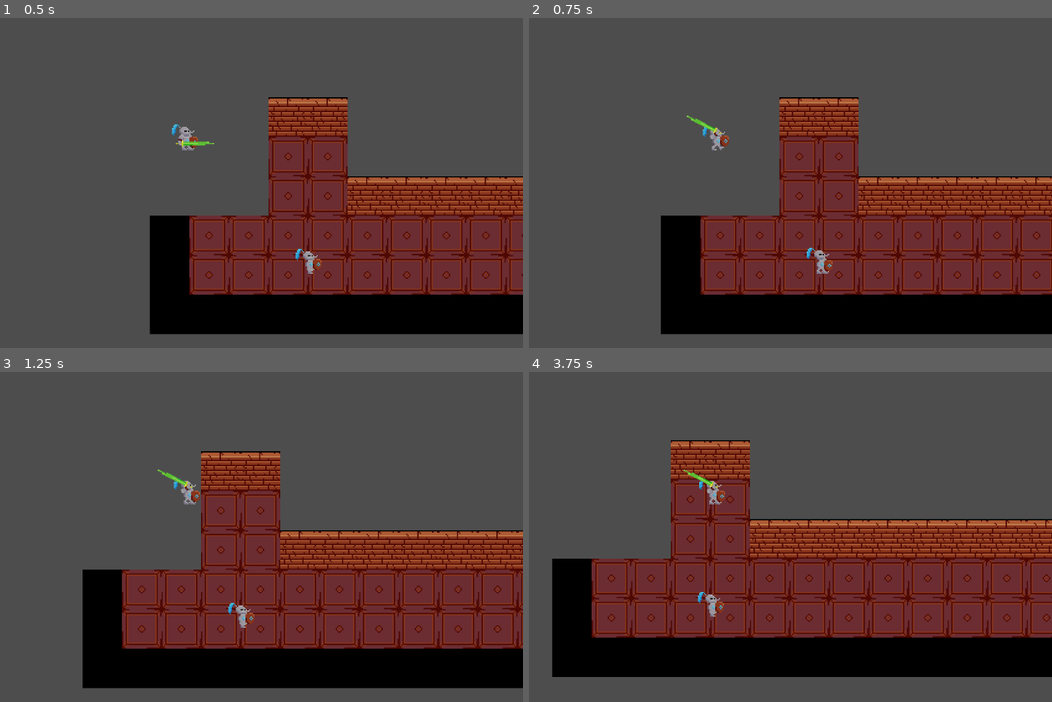
Above: before the commit, frames 1-4 (two rows, left to right).
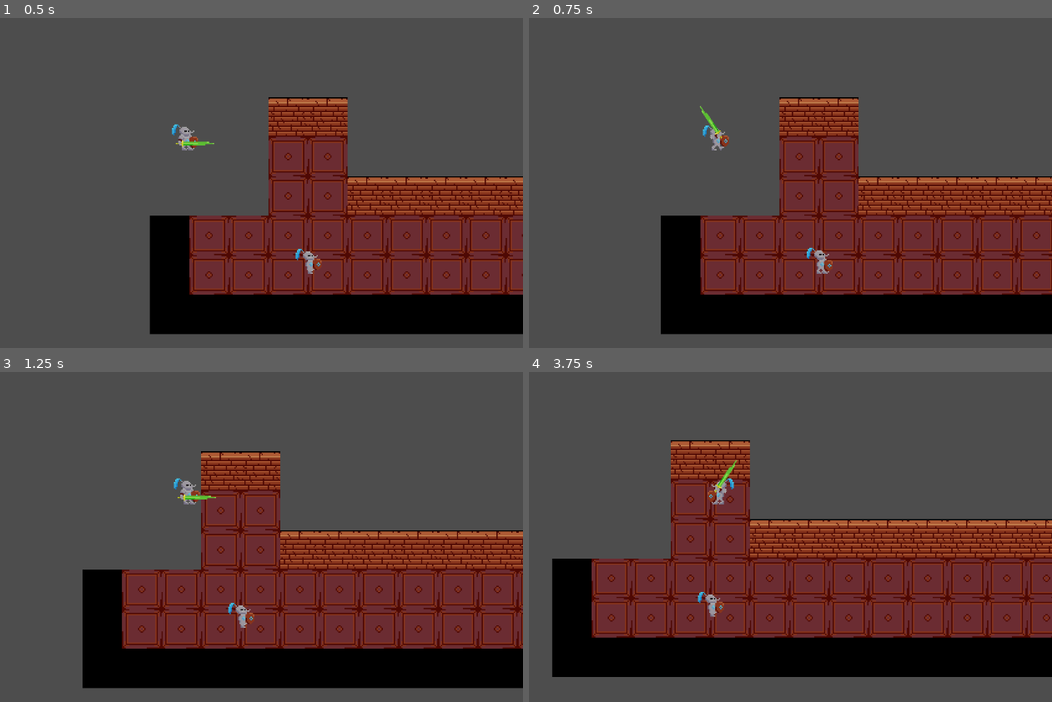
Above: after the commit, the same moments.

Repository: nvbeusekom/GMTK-Game-Jam-2023
Game: Godot game, scene res://dungeoncrawl.tscn
Two runs of this game, one before a commit and one after it. Both use one fixed random seed, a clock stepped at 60 frames per second and the inputs below.
Inputs (mouse positions are in pixels of both pictures, inside the frame that each line leads up to):
- Up to frame 1 (0.5 s): no input
- Up to frame 2 (0.75 s): tap Enter at 0.5 s; move the mouse to (863, 113) at 0.52 s; hold D (move_right) from 0.53 s (still down); click (863, 113) at 0.6 s
- Up to frame 3 (1.25 s): keep holding D (move_right)
- Up to frame 4 (3.75 s): move the mouse to (586, 513) at 1.27 s; release D (move_right) at 1.28 s; hold S (move_down) 1.28-2.03 s; click (586, 513) at 1.35 s; move the mouse to (785, 391) at 2.02 s; hold D (move_right) 2.03-2.78 s; click (785, 391) at 2.1 s; move the mouse to (685, 579) at 2.77 s; hold W (move_up) 2.78-3.53 s; click (685, 579) at 2.85 s; move the mouse to (916, 556) at 3.52 s; hold A (move_left) from 3.53 s (still down); click (916, 556) at 3.6 s

Frame 1 is identical in both runs. In frame 2, 0.1% of the frame differs, in the area x 30-38%, y 26-37%; in frame 3, 0.2%; in frame 4, 0.4%, in the area x 29-40%, y 26-41%.
Error before the commit: Invalid call. Nonexistent function 'play' in base 'Sprite2D'. (res://player.gd:91)

Commit message:
Better knockback

Diff:
--- a/player.gd
+++ b/player.gd
@@ -1,9 +1,9 @@
 extends CharacterBody2D
 
 @export var SPEED = 80 # How fast the player will move (pixels/sec).
-@export var KB_DIST = 15
+@export var KB_DIST = 3
 @export var KB_DURATION = 16
-@export var KB_REDUCTION = 0.3
+@export var KB_REDUCTION = 0.5
 var screen_size # Size of the game window.
 
 var knockback_velocity = Vector2(0,0)
@@ -101,6 +101,6 @@
 func damaged(origin):
 	health -= 1
 	print(health)
-	var knockback = (position - origin) * KB_DIST
-	knockback_velocity = knockback
+	var knockback = (position - origin)
+	knockback_velocity = knockback.normalized() * KB_DIST * SPEED
 	knockback_counter = KB_DURATION
--- a/player.tscn
+++ b/player.tscn
@@ -8,6 +8,12 @@
 [ext_resource type="Texture2D" uid="uid://cimi0sb7bg2mf" path="res://art/KnightWalk3.png" id="6_pdwse"]
 [ext_resource type="Texture2D" uid="uid://biyiyb0os5qdm" path="res://art/KnightWalk4.png" id="7_lcno7"]
 [ext_resource type="Texture2D" uid="uid://b4fc0fdwk24lf" path="res://art/Sword.png" id="8_8bf3j"]
+[ext_resource type="Texture2D" uid="uid://dbky517g12pq3" path="res://art/Sword1.png" id="8_wwhbk"]
+[ext_resource type="Texture2D" uid="uid://ceacxntqr18ms" path="res://art/Sword2.png" id="9_2y5j6"]
+[ext_resource type="Texture2D" uid="uid://og0avk1xy4sa" path="res://art/Sword3.png" id="10_qhkoy"]
+[ext_resource type="Texture2D" uid="uid://dfk3ly5074ve3" path="res://art/Sword4.png" id="11_qpbqc"]
+[ext_resource type="Texture2D" uid="uid://dsfscq4pk1quo" path="res://art/Sword5.png" id="12_vpvfv"]
+[ext_resource type="Texture2D" uid="uid://b46ei2jfw8h0s" path="res://art/Sword6.png" id="13_f1lv5"]
 
 [sub_resource type="SpriteFrames" id="SpriteFrames_8wvoj"]
 animations = [{
@@ -40,6 +46,35 @@
 "speed": 5.0
 }]
 
+[sub_resource type="SpriteFrames" id="SpriteFrames_wxcic"]
+animations = [{
+"frames": [{
+"duration": 1.0,
+"texture": ExtResource("8_wwhbk")
+}, {
+"duration": 1.0,
+"texture": ExtResource("9_2y5j6")
+}, {
+"duration": 1.0,
+"texture": ExtResource("10_qhkoy")
+}, {
+"duration": 1.0,
+"texture": ExtResource("11_qpbqc")
+}, {
+"duration": 1.0,
+"texture": ExtResource("12_vpvfv")
+}, {
+"duration": 1.0,
+"texture": ExtResource("13_f1lv5")
+}, {
+"duration": 1.0,
+"texture": ExtResource("8_8bf3j")
+}],
+"loop": false,
+"name": &"swing",
+"speed": 60.0
+}]
+
 [node name="Player" type="CharacterBody2D"]
 script = ExtResource("1_k4wsb")
 
@@ -50,6 +85,7 @@
 [node name="CollisionPolygon2D" type="CollisionPolygon2D" parent="."]
 polygon = PackedVector2Array(-9, -9, 7, -9, 7, 11, -9, 11)
 
-[node name="SwordSprite" type="Sprite2D" parent="."]
+[node name="SwordSprite" type="AnimatedSprite2D" parent="."]
 position = Vector2(-6, 0)
-texture = ExtResource("8_8bf3j")
+sprite_frames = SubResource("SpriteFrames_wxcic")
+animation = &"swing"
Not shown: 1 places in dungeon.tscn that only renumber resources
Not shown: 1 places in player.tscn that only renumber resources
